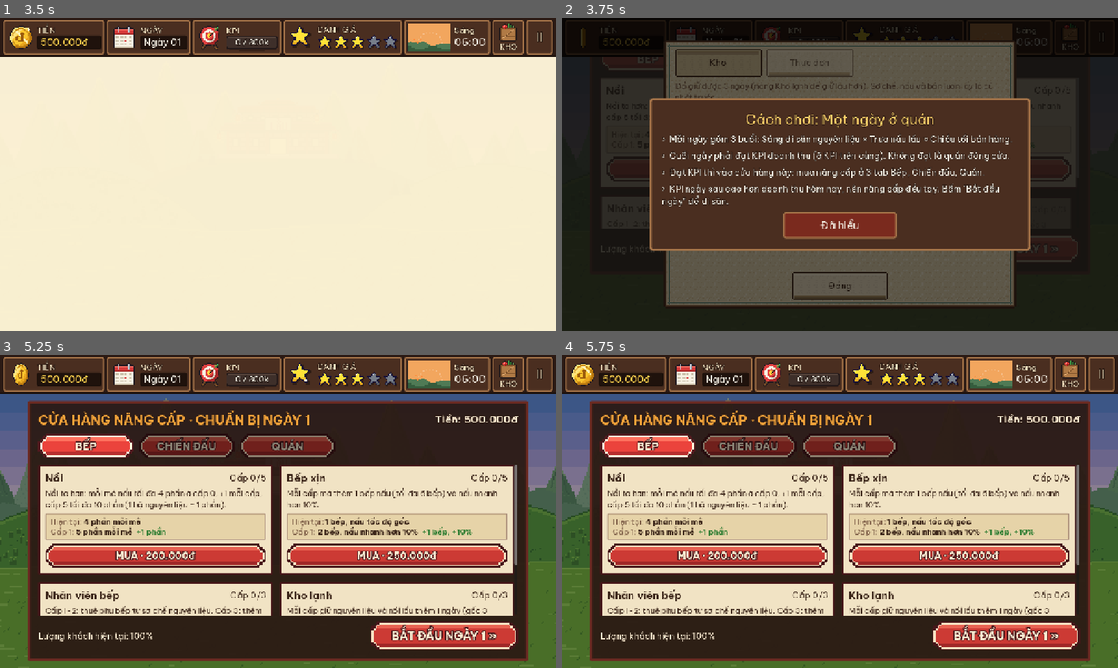
Above: before the commit, frames 1-4 (two rows, left to right).
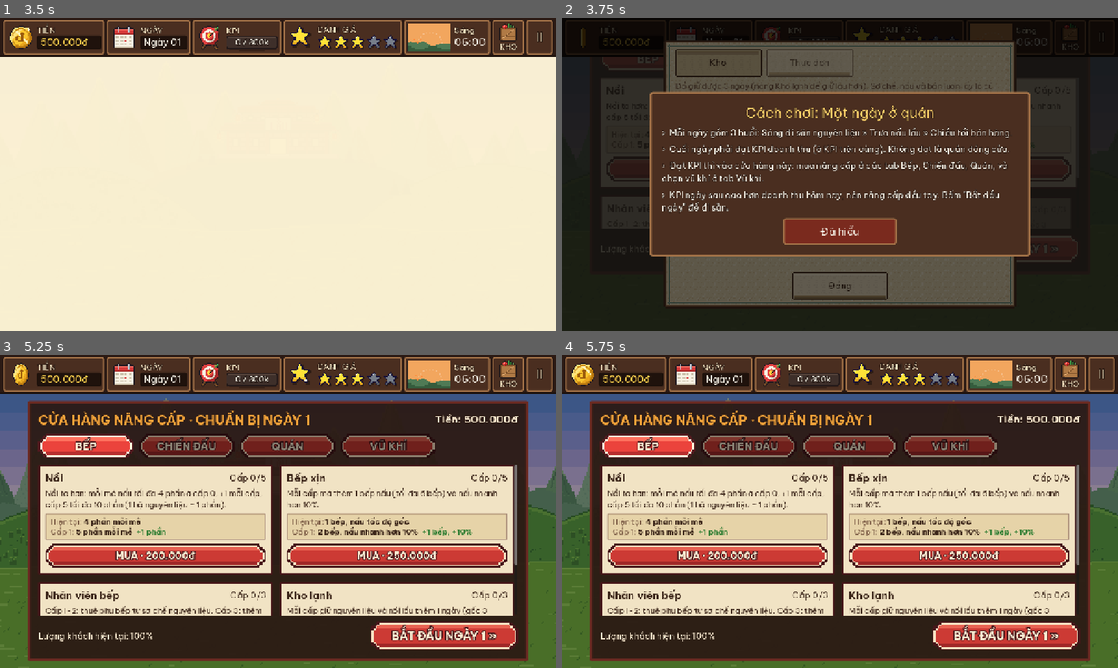
Above: after the commit, the same moments.

Repository: Znoywho/HotPot_SUNSUT
Game: Godot game, scene res://scenes/main_menu/main_menu.tscn
Two runs of this game, one before a commit and one after it. Both use one fixed random seed, a clock stepped at 60 frames per second and the inputs below.
Inputs (mouse positions are in pixels of both pictures, inside the frame that each line leads up to):
- Up to frame 1 (3.5 s): click "CHƠI MỚI" at 0.5 s; move the mouse to (400, 158) at 1.27 s; click (400, 158) at 1.42 s; drag from (166, 190) to (250, 237) at 2.02 s; move the mouse to (333, 105) at 2.77 s; click (333, 105) at 2.92 s
- Up to frame 2 (3.75 s): click "!" at 3.5 s
- Up to frame 3 (5.25 s): click "Đã hiểu" at 4.25 s; click "BẾP" at 5 s
- Up to frame 4 (5.75 s): no input

Frame 1 is identical in both runs. In frame 2, 9.9% of the frame differs, in the area x 15-85%, y 23-77%; in frame 3, 1.0%; in frame 4, 1.0%.

Commit message:
[Cần Hải xem] Tab Vũ khí ở cửa hàng: mua 1 lần, chọn 1 cái để cầm khi đi săn (5 vũ khí)

Diff:
--- a/autoload/database.gd
+++ b/autoload/database.gd
@@ -106,6 +106,29 @@
 	return null
 
 
+## Vũ khí trong tab Vũ khí của cửa hàng (data/weapons/), xếp theo giá tăng dần.
+var weapons: Array[WeaponData] = [
+	preload("res://data/weapons/ladle.tres"),
+	preload("res://data/weapons/cleaver.tres"),
+	preload("res://data/weapons/skewer.tres"),
+	preload("res://data/weapons/cast_pan.tres"),
+	preload("res://data/weapons/golden_cleaver.tres"),
+]
+
+
+func get_weapon(id: String) -> WeaponData:
+	for w in weapons:
+		if w.id == id:
+			return w
+	return null
+
+
+## Vũ khí đầu bếp đang cầm (không tìm thấy thì trả về vũ khí mặc định).
+func equipped_weapon() -> WeaponData:
+	var weapon := get_weapon(GameState.equipped_weapon)
+	return weapon if weapon != null else get_weapon(GameState.DEFAULT_WEAPON)
+
+
 func get_upgrade(id: String) -> UpgradeData:
 	for u in upgrades:
 		if u.id == id:
--- a/autoload/game_state.gd
+++ b/autoload/game_state.gd
@@ -42,6 +42,7 @@
 const GOLDEN_PRICE_MULTIPLIER := 3.0
 const PREPPED_PREFIX := "prepped_" ## Tên hiển thị / đồ nhúng: "prepped_squid" = mực đã sơ chế (kho vẫn lưu theo id thô).
 const QUALITY_NAMES := ["Kém", "Thường", "Thượng hạng"] ## Chất lượng đồ đã sơ chế: 0, 1, 2.
+const DEFAULT_WEAPON := "ladle" ## Muôi canh: có sẵn từ đầu, cầm khi chưa mua gì.
 const SHELF_DAYS := 3 ## Nguyên liệu / nước cốt giữ được tối đa 3 ngày (tính cả ngày nhập), chưa tính Kho lạnh.
 
 var money: int
@@ -62,6 +63,8 @@
 var prepped: Dictionary ## id -> tổng số phần đã sơ chế (chỉ đọc; tính từ prepped_batches)
 var prepped_batches: Dictionary
 var upgrades: Dictionary ## id nâng cấp (String) -> cấp hiện tại
+var weapons_owned: Array[String] = [] ## id vũ khí đã mua (luôn có vũ khí mặc định)
+var equipped_weapon: String = "" ## id vũ khí đang cầm khi đi săn
 var tables_floor1: int
 var tables_floor2: int
 
@@ -85,6 +88,8 @@
 	prepped = {}
 	prepped_batches = {}
 	upgrades = {}
+	weapons_owned = [DEFAULT_WEAPON]
+	equipped_weapon = DEFAULT_WEAPON
 	tables_floor1 = START_TABLES_FLOOR1
 	tables_floor2 = 0
 	money_changed.emit(money)
@@ -571,6 +576,27 @@
 	upgrades[id] = level
 
 
+# --- Vũ khí -------------------------------------------------------------------
+
+func owns_weapon(id: String) -> bool:
+	return id in weapons_owned
+
+
+## Mua vũ khí (trừ tiền) rồi cầm luôn. Trả về false nếu đã có hoặc không đủ tiền.
+func buy_weapon(id: String, cost: int) -> bool:
+	if owns_weapon(id) or not spend_money(cost):
+		return false
+	weapons_owned.append(id)
+	equipped_weapon = id
+	return true
+
+
+## Đổi sang vũ khí đã mua.
+func equip_weapon(id: String) -> void:
+	if owns_weapon(id):
+		equipped_weapon = id
+
+
 # --- Quán / sao -------------------------------------------------------------
 
 func lose_star(amount := 0.5) -> void:
@@ -642,6 +668,8 @@
 		"prepped_batches": prepped_batches,
 		"broth_batches": broth_batches,
 		"upgrades": upgrades,
+		"weapons_owned": weapons_owned,
+		"equipped_weapon": equipped_weapon,
 		"tables_floor1": tables_floor1,
 		"tables_floor2": tables_floor2,
 	}
@@ -660,6 +688,11 @@
 	prepped_batches = _to_batches(data.get("prepped_batches", null), {})
 	_sync_totals()
 	upgrades = _to_int_dict(data.get("upgrades", {}))
+	# Save cũ chưa có vũ khí: giữ Muôi canh mặc định từ reset_new_game().
+	for id in data.get("weapons_owned", []):
+		if not owns_weapon(str(id)):
+			weapons_owned.append(str(id))
+	equip_weapon(str(data.get("equipped_weapon", DEFAULT_WEAPON)))
 	tables_floor1 = mini(int(data.get("tables_floor1", START_TABLES_FLOOR1)), MAX_TABLES_FLOOR1)
 	# Save cũ mua bàn kiểu cũ (chưa có nâng cấp "tables"): đổi số bàn đã mua thành cấp nâng cấp.
 	if not upgrades.has("tables") and tables_floor1 > START_TABLES_FLOOR1:
--- /dev/null
+++ b/data/classes/weapon_data.gd
@@ -0,0 +1,12 @@
+class_name WeaponData
+extends Resource
+## Một vũ khí trong tab Vũ khí của cửa hàng: mua một lần, chọn 1 cái để cầm khi đi săn.
+## Chỉ số cộng thẳng vào đầu bếp khi vào trận (HuntSession.create_player), cộng chung với nâng cấp Dao / Giáp.
+
+@export var id: String = ""
+@export var display_name: String = ""
+@export_multiline var description: String = ""
+@export var cost: int = 0 ## 0 = có sẵn từ đầu.
+@export var damage_bonus: int = 0
+@export var speed_bonus: int = 0 ## Âm = vung chậm hơn (tới lượt ít hơn).
+@export var crit_chance_bonus: float = 0.0 ## 0.05 = +5% chí mạng.
--- /dev/null
+++ b/data/weapons/cast_pan.tres
@@ -0,0 +1,13 @@
+[gd_resource type="Resource" script_class="WeaponData" load_steps=2 format=3]
+
+[ext_resource type="Script" path="res://data/classes/weapon_data.gd" id="1"]
+
+[resource]
+script = ExtResource("1")
+id = "cast_pan"
+display_name = "Chảo gang"
+description = "Nặng trịch, vung chậm. Nhưng quái nào trúng là xỉu."
+cost = 1200000
+damage_bonus = 14
+speed_bonus = -3
+crit_chance_bonus = 0.0
--- /dev/null
+++ b/data/weapons/cleaver.tres
@@ -0,0 +1,13 @@
+[gd_resource type="Resource" script_class="WeaponData" load_steps=2 format=3]
+
+[ext_resource type="Script" path="res://data/classes/weapon_data.gd" id="1"]
+
+[resource]
+script = ExtResource("1")
+id = "cleaver"
+display_name = "Dao phay"
+description = "Dao chặt xương to bản. Chém cái nào chắc cái đó."
+cost = 400000
+damage_bonus = 6
+speed_bonus = 0
+crit_chance_bonus = 0.0
--- /dev/null
+++ b/data/weapons/golden_cleaver.tres
@@ -0,0 +1,13 @@
+[gd_resource type="Resource" script_class="WeaponData" load_steps=2 format=3]
+
+[ext_resource type="Script" path="res://data/classes/weapon_data.gd" id="1"]
+
+[resource]
+script = ExtResource("1")
+id = "golden_cleaver"
+display_name = "Dao bầu hoàng kim"
+description = "Báu vật của nghề lẩu: sắc, nhẹ, sáng loá cả bãi săn."
+cost = 3000000
+damage_bonus = 18
+speed_bonus = 2
+crit_chance_bonus = 0.08
--- /dev/null
+++ b/data/weapons/ladle.tres
@@ -0,0 +1,13 @@
+[gd_resource type="Resource" script_class="WeaponData" load_steps=2 format=3]
+
+[ext_resource type="Script" path="res://data/classes/weapon_data.gd" id="1"]
+
+[resource]
+script = ExtResource("1")
+id = "ladle"
+display_name = "Muôi canh"
+description = "Muôi múc lẩu của sếp. Đánh không đau lắm nhưng cầm quen tay."
+cost = 0
+damage_bonus = 0
+speed_bonus = 0
+crit_chance_bonus = 0.0
--- /dev/null
+++ b/data/weapons/skewer.tres
@@ -0,0 +1,13 @@
+[gd_resource type="Resource" script_class="WeaponData" load_steps=2 format=3]
+
+[ext_resource type="Script" path="res://data/classes/weapon_data.gd" id="1"]
+
+[resource]
+script = ExtResource("1")
+id = "skewer"
+display_name = "Xiên nướng"
+description = "Nhẹ, nhanh, chuyên đâm trúng chỗ hiểm của rau củ."
+cost = 700000
+damage_bonus = 3
+speed_bonus = 4
+crit_chance_bonus = 0.05
--- a/scenes/common/how_to_play.gd
+++ b/scenes/common/how_to_play.gd
@@ -22,7 +22,7 @@
 		"lines": [
 			"Mỗi ngày gồm 3 buổi: Sáng đi săn nguyên liệu » Trưa nấu lẩu » Chiều tối bán hàng.",
 			"Cuối ngày phải đạt KPI doanh thu (ô KPI trên cùng). Không đạt là quán đóng cửa.",
-			"Đạt KPI thì vào cửa hàng này: mua nâng cấp ở 3 tab Bếp, Chiến đấu, Quán.",
+			"Đạt KPI thì vào cửa hàng này: mua nâng cấp ở các tab Bếp, Chiến đấu, Quán, và chọn vũ khí ở tab Vũ khí.",
 			"KPI ngày sau cao hơn doanh thu hôm nay, nên nâng cấp đều tay. Bấm \"Bắt đầu ngày\" để đi săn.",
 		],
 	},
--- a/scenes/hunt/hunt_session.gd
+++ b/scenes/hunt/hunt_session.gd
@@ -42,6 +42,11 @@
 	chef.damage += roundi(Database.upgrade_value("knife") + Database.upgrade_value("dragon_blade"))
 	chef.crit_chance = config.base_crit_chance + Database.upgrade_value("sharp_mind")
 	chef.crit_multiplier = config.base_crit_multiplier + Database.upgrade_value("hawk_eye")
+	# Vũ khí đang cầm (tab Vũ khí ở cửa hàng) cộng thêm vào chỉ số.
+	var weapon := Database.equipped_weapon()
+	chef.damage += weapon.damage_bonus
+	chef.speed = maxi(1, chef.speed + weapon.speed_bonus)
+	chef.crit_chance += weapon.crit_chance_bonus
 	return chef
 
 
--- a/scenes/shop/shop.gd
+++ b/scenes/shop/shop.gd
@@ -1,7 +1,7 @@
 extends Control
 ## Cửa hàng nâng cấp: mở trước ngày 1 (Chơi mới), sau mỗi ngày đạt KPI (game vừa được lưu) và khi Tiếp tục.
 ## Nền dùng lại phong cảnh của menu chính (phủ tối), bảng giữa có 3 tab Bếp / Chiến đấu / Quán theo
-## UpgradeData.category. Mỗi nâng cấp là một thẻ: tên, cấp, mô tả luôn hiện (điện thoại không có hover), nút mua đỏ.
+## UpgradeData.category, cùng tab Vũ khí (data/weapons/, mua một lần, chọn 1 cái để cầm). Mỗi nâng cấp là một thẻ: tên, cấp, mô tả luôn hiện (điện thoại không có hover), nút mua đỏ.
 ## Giá và hiệu ứng nằm trong data/upgrades/*.tres. TODO(Hạo): tiến hóa khi max cấp, Lầu 2, phòng riêng, nhân viên.
 ##
 ## Số bàn tầng 1 là nâng cấp "Thêm bàn" (data/upgrades/tables.tres, tối đa 10 bàn); đủ 10 bàn thì
@@ -14,7 +14,9 @@
 	UpgradeData.Category.KITCHEN: "BẾP",
 	UpgradeData.Category.COMBAT: "CHIẾN ĐẤU",
 	UpgradeData.Category.RESTAURANT: "QUÁN",
+	TAB_WEAPONS: "VŨ KHÍ",
 }
+const TAB_WEAPONS := 3 ## Tab thứ 4 không phải UpgradeData.Category: vũ khí mua một lần, chọn 1 cái để cầm.
 const BOARD_COLOR := Color("2b1a14", 0.94)
 const BOARD_BORDER := Color("6b2a22")
 const CARD_COLOR := Color("f1e3c4")
@@ -36,7 +38,7 @@
 const CARD_POP_SECONDS := 0.45
 const CARD_POP_STAGGER := 0.07 ## Thẻ sau nảy ra trễ hơn thẻ trước chừng này giây.
 
-var _tab: UpgradeData.Category = UpgradeData.Category.KITCHEN
+var _tab: int = UpgradeData.Category.KITCHEN ## UpgradeData.Category hoặc TAB_WEAPONS
 var _tab_buttons := {} ## Category -> PixelButton
 var _cards: GridContainer
 var _scroll: ScrollContainer
@@ -154,7 +156,7 @@
 
 
 ## Chọn tab: tab đang chọn sáng, tab khác tối đi, rồi đổ lại thẻ.
-func _select_tab(category: UpgradeData.Category) -> void:
+func _select_tab(category: int) -> void:
 	_tab = category
 	for key in _tab_buttons:
 		(_tab_buttons[key] as Control).modulate = Color.WHITE if key == category else TAB_DIM
@@ -169,6 +171,13 @@
 		_cards.remove_child(child) # gỡ ngay để lưới xếp lại chỉ với thẻ mới
 		child.queue_free()
 	var new_cards: Array[Control] = []
+	if _tab == TAB_WEAPONS:
+		for weapon in Database.weapons:
+			var weapon_card := _make_weapon_card(weapon)
+			if pop_in:
+				weapon_card.modulate.a = 0.0
+			_cards.add_child(weapon_card)
+			new_cards.append(weapon_card)
 	for upgrade in Database.upgrades:
 		if upgrade.category == _tab and not _is_locked(upgrade):
 			var card := _make_card(upgrade)
@@ -232,6 +241,19 @@
 ## Ô hiệu ứng trong thẻ: "Hiện tại" (đang được gì) và "Cấp sau" (sẽ được gì, phần cộng thêm tô xanh).
 ## Đã max thì chỉ còn "Hiện tại" + chữ "Đã tối đa" màu cam.
 func _make_effect_box(upgrade: UpgradeData, level: int) -> Control:
+	var now := _effect_at(upgrade, level)
+	var now_bb := "[color=#%s]%s[/color]" % [NONE_COLOR.to_html(false), now] if now == "Chưa có" else "[b]%s[/b]" % now
+	var lines := "[color=#%s]Hiện tại:[/color] %s" % [INK_SOFT.to_html(false), now_bb]
+	if level >= upgrade.max_level():
+		lines += "  [color=#%s][b]Đã tối đa[/b][/color]" % MAXED_COLOR.to_html(false)
+	else:
+		lines += "\n[color=#%s]Cấp %d:[/color] [b]%s[/b]  [color=#%s][b]%s[/b][/color]" % [
+			INK_SOFT.to_html(false), level + 1, _effect_at(upgrade, level + 1), GAIN_COLOR.to_html(false), _gain_text(upgrade, level)]
+	return _make_rich_box(lines)
+
+
+## Ô chữ màu (BBCode) nền kem đậm trong thẻ: dùng cho hiệu ứng nâng cấp và chỉ số vũ khí.
+func _make_rich_box(bbcode: String) -> Control:
 	var panel := PanelContainer.new()
 	panel.mouse_filter = MOUSE_FILTER_PASS
 	var style := _box_style(EFFECT_BG, Color(CARD_BORDER, 0.35), 2, 8)
@@ -248,17 +270,86 @@
 	text.add_theme_font_size_override("bold_font_size", 18)
 	text.add_theme_font_override("bold_font", BOLD_FONT)
 	text.add_theme_color_override("default_color", INK)
-	var now := _effect_at(upgrade, level)
-	var now_bb := "[color=#%s]%s[/color]" % [NONE_COLOR.to_html(false), now] if now == "Chưa có" else "[b]%s[/b]" % now
-	var lines := "[color=#%s]Hiện tại:[/color] %s" % [INK_SOFT.to_html(false), now_bb]
-	if level >= upgrade.max_level():
-		lines += "  [color=#%s][b]Đã tối đa[/b][/color]" % MAXED_COLOR.to_html(false)
-	else:
-		lines += "\n[color=#%s]Cấp %d:[/color] [b]%s[/b]  [color=#%s][b]%s[/b][/color]" % [
-			INK_SOFT.to_html(false), level + 1, _effect_at(upgrade, level + 1), GAIN_COLOR.to_html(false), _gain_text(upgrade, level)]
-	text.text = lines
+	text.text = bbcode
 	panel.add_child(text)
 	return panel
+
+
+# --- Tab Vũ khí ----------------------------------------------------------------
+
+## Thẻ một vũ khí: tên + trạng thái, mô tả, chỉ số (cộng xanh, trừ đỏ), so với vũ khí đang cầm, nút Mua / Cầm.
+func _make_weapon_card(weapon: WeaponData) -> Control:
+	var owned := GameState.owns_weapon(weapon.id)
+	var equipped := GameState.equipped_weapon == weapon.id
+	var card := PanelContainer.new()
+	card.size_flags_horizontal = SIZE_EXPAND_FILL
+	card.mouse_filter = MOUSE_FILTER_PASS
+	card.add_theme_stylebox_override("panel", _box_style(CARD_COLOR, MAXED_COLOR if equipped else CARD_BORDER, 4, 16))
+	var box := VBoxContainer.new()
+	box.add_theme_constant_override("separation", 8)
+	card.add_child(box)
+
+	var top := HBoxContainer.new()
+	box.add_child(top)
+	var name_label := _make_label(weapon.display_name, 24, INK, true)
+	name_label.size_flags_horizontal = SIZE_EXPAND_FILL
+	top.add_child(name_label)
+	if equipped:
+		top.add_child(_make_label("Đang cầm", 20, MAXED_COLOR, true))
+	elif owned:
+		top.add_child(_make_label("Đã có", 20, GAIN_COLOR))
+
+	var description := _make_label(weapon.description, 18, INK)
+	description.autowrap_mode = TextServer.AUTOWRAP_WORD_SMART
+	description.size_flags_vertical = SIZE_EXPAND_FILL
+	box.add_child(description)
+
+	var lines := "[color=#%s]Chỉ số:[/color] %s" % [INK_SOFT.to_html(false), _weapon_stats_bbcode(
+			weapon.damage_bonus, weapon.speed_bonus, weapon.crit_chance_bonus, "[b]Không cộng gì[/b]")]
+	if not equipped:
+		var current := Database.equipped_weapon()
+		lines += "\n[color=#%s]So với %s:[/color] %s" % [INK_SOFT.to_html(false), current.display_name, _weapon_stats_bbcode(
+				weapon.damage_bonus - current.damage_bonus, weapon.speed_bonus - current.speed_bonus,
+				weapon.crit_chance_bonus - current.crit_chance_bonus, "[b]Như nhau[/b]")]
+	box.add_child(_make_rich_box(lines))
+
+	var affordable := GameState.can_afford(weapon.cost)
+	var text := "ĐANG CẦM" if equipped else ("CẦM VŨ KHÍ NÀY" if owned else (
+			("MUA · %s" if affordable else "THIẾU TIỀN · %s") % GameState.format_money(weapon.cost)))
+	var button := PixelButton.new(text, 22)
+	button.custom_minimum_size = Vector2(0, 56)
+	button.disabled = equipped or (not owned and not affordable)
+	button.mouse_filter = MOUSE_FILTER_PASS
+	button.button_down.connect(func(): _scroll_at_press = _scroll.scroll_vertical)
+	button.pressed.connect(_on_weapon_pressed.bind(weapon))
+	box.add_child(button)
+	return card
+
+
+## "Dame +6 · Tốc -3 · Chí mạng +5%": số cộng màu xanh, số trừ màu đỏ, bỏ qua chỉ số bằng 0.
+func _weapon_stats_bbcode(damage: int, speed: int, crit: float, when_zero: String) -> String:
+	var parts: Array[String] = []
+	for stat in [["Dame", damage, ""], ["Tốc", speed, ""], ["Chí mạng", roundi(crit * 100.0), "%"]]:
+		var value: int = stat[1]
+		if value == 0:
+			continue
+		var color := GAIN_COLOR if value > 0 else POOR_COLOR
+		parts.append("%s [color=#%s][b]%+d%s[/b][/color]" % [stat[0], color.to_html(false), value, stat[2]])
+	return when_zero if parts.is_empty() else "  ·  ".join(parts)
+
+
+## Bấm nút vũ khí: chưa có thì mua (mua xong cầm luôn), có rồi thì đổi sang cầm.
+func _on_weapon_pressed(weapon: WeaponData) -> void:
+	if _scroll.scroll_vertical != _scroll_at_press:
+		return # vừa vuốt cuộn rồi thả trên nút: không mua nhầm
+	if GameState.owns_weapon(weapon.id):
+		GameState.equip_weapon(weapon.id)
+		_message.text = "Đã cầm %s." % weapon.display_name
+	elif GameState.buy_weapon(weapon.id, weapon.cost):
+		_message.text = "Đã mua và cầm %s!" % weapon.display_name
+	else:
+		return
+	_rebuild_cards(false)
 
 
 ## Hiệu ứng ở một cấp, viết cho người chơi đọc (giá trị lấy từ values[] trong .tres).
Not shown, added: data/classes/weapon_data.gd.uid
